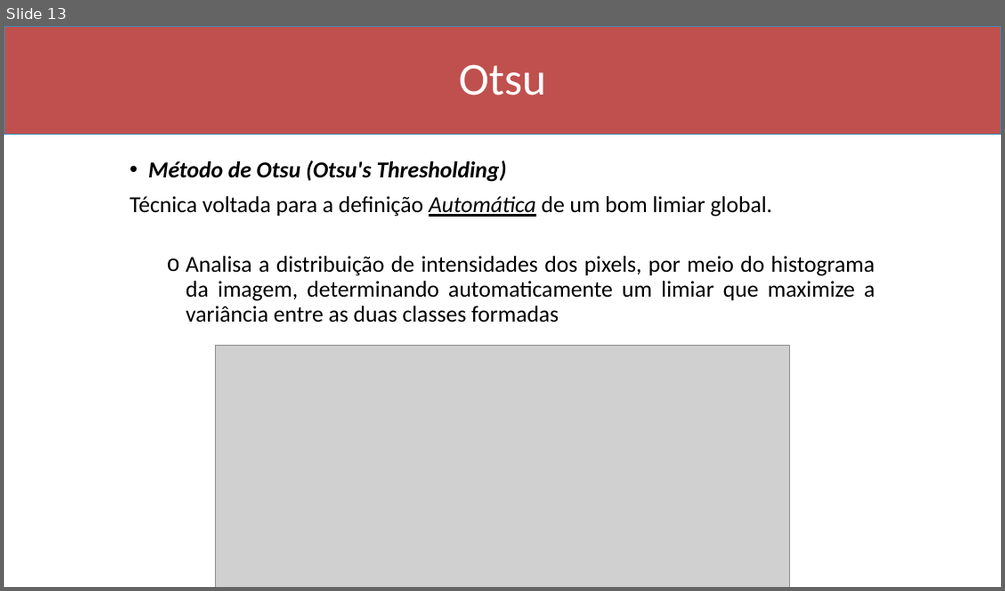
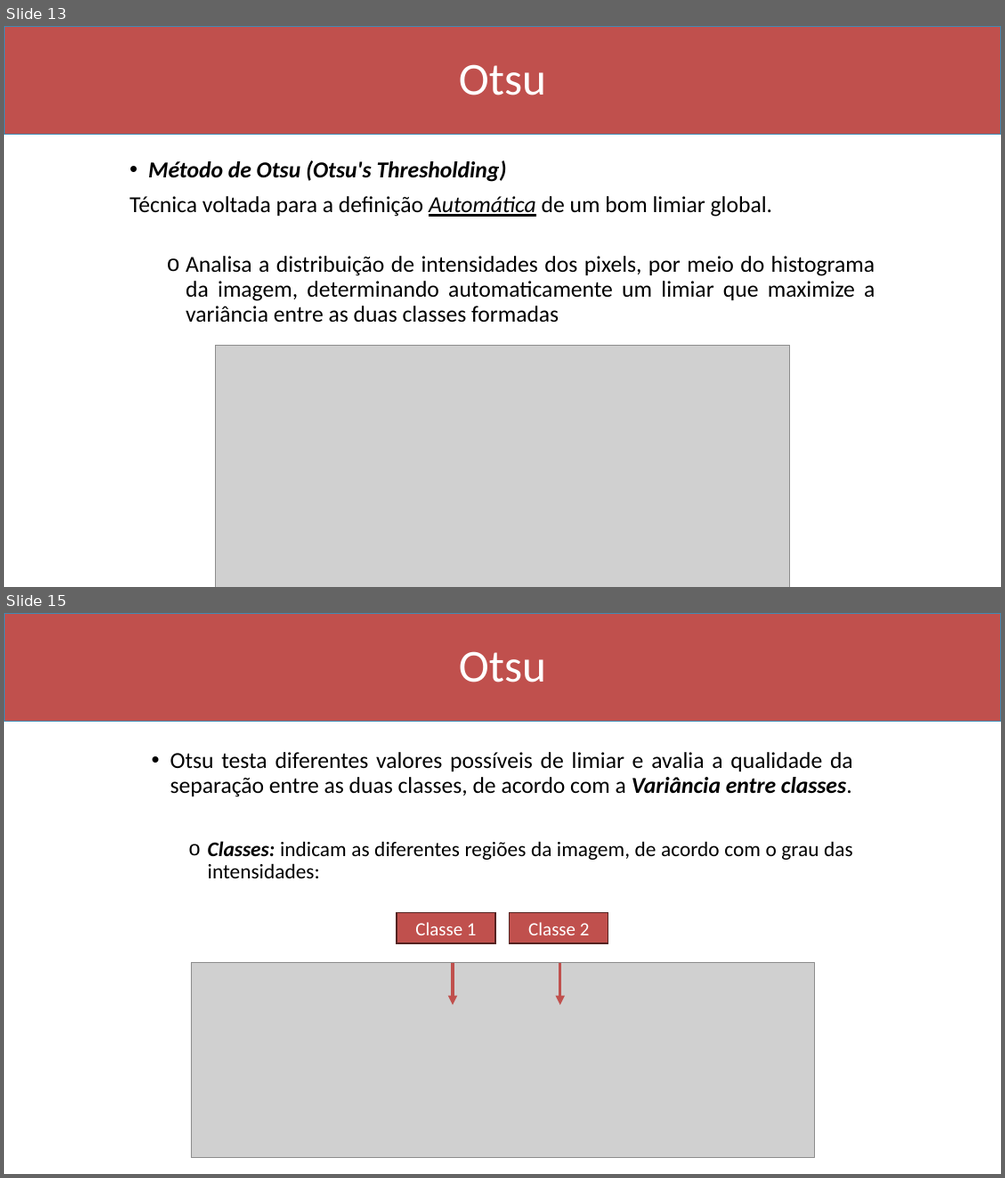
Before and after one commit to Marcio-Salmazo/Aulas, a slide deck: Processamento de Imagens/Slides/09 - Limiarizacao.pptx. Shown one above the other, each under a label of ours: slide 13 before the commit, slides 13 and 15 after it; the slides between them are not shown. The pictures are 1005x591 and 1005x1178 pixels, drawn with LibreOffice and Linux fonts; fonts in the diff are those of the drawing; grey boxes stand for pictures. Boxes give left, top, right and bottom in pixels: in the first picture for what was removed or moved away, otherwise in the second. Text is boxed around its words. In the diff, an @@ line names an element or a change of style, - is before the commit and + after.

Commit message:
Limiarização

```diff
--- a/Processamento de Imagens/Slides/09 - Limiarizacao.pptx
+++ b/Processamento de Imagens/Slides/09 - Limiarizacao.pptx
@@ slide 15 added at <box>4,613,1001,1174</box>, background #FFFFFF @@
@@ rectangle added at <box>4,613,1001,722</box>, fill #C0504D, outline #418AB3 1 pt @@
@@ title added at <box>459,651,546,682</box>, 44 pt, text #FFFFFF @@
+Otsu
@@ text added at <box>170,752,853,878</box>, 22 pt, text #000000 @@
+• Otsu testa diferentes valores possíveis de limiar e avalia a qualidade da separação entre as duas classes, de acordo com a Variância entre classes.
+  o Classes: indicam as diferentes regiões da imagem, de acordo com o grau das intensidades:
@@ rectangle added at <box>396,913,495,943</box>, fill #C0504D, outline #542322 1 pt, 18 pt, text #FFFFFF @@
+Classe 1
@@ rectangle added at <box>510,913,608,943</box>, fill #C0504D, outline #542322 1 pt, 18 pt, text #FFFFFF @@
+Classe 2
@@ picture added at <box>191,963,814,1158</box> @@
@@ arrow added from (453, 963) to (453, 1005), #C0504D 3 pt @@
@@ arrow added from (560, 963) to (560, 1005), #C0504D 3 pt @@
```
Also in this commit, not shown: 2 slides changed, 3 other slides added, 1 slide removed, 1 other file.
